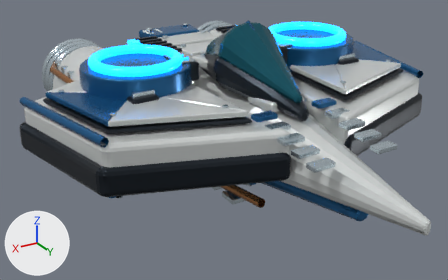
What one commit did to the Blender file docs/solid-fleet-20260908/13.blend.
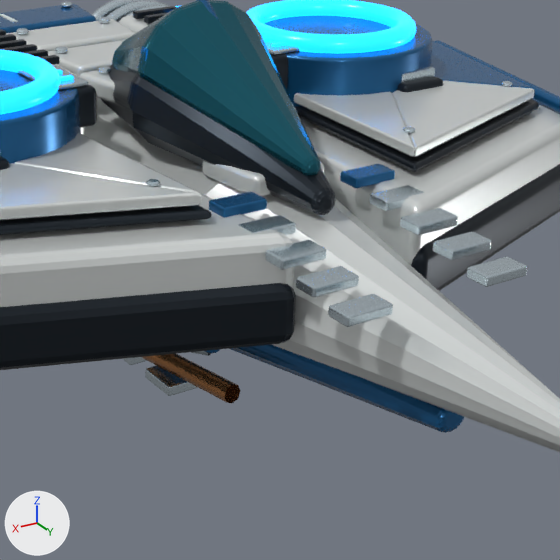
Each version is shown whole from a 50 mm camera at (2.14, 3.3, 1.43) aimed at (0.17, 0.0, -0.22), then close up on the part from 35% to 92% of the width and 8% to 100% of the height. Lighting does not change. The marker at lower left points along +X, +Y and +Z. The last two pictures show the newer version.

In view in the first close-up: 'SolidHull_13'.
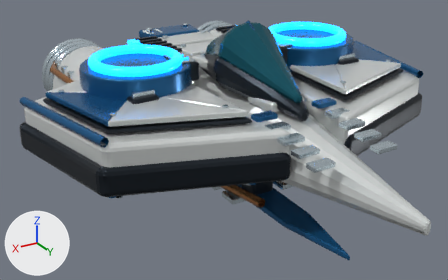
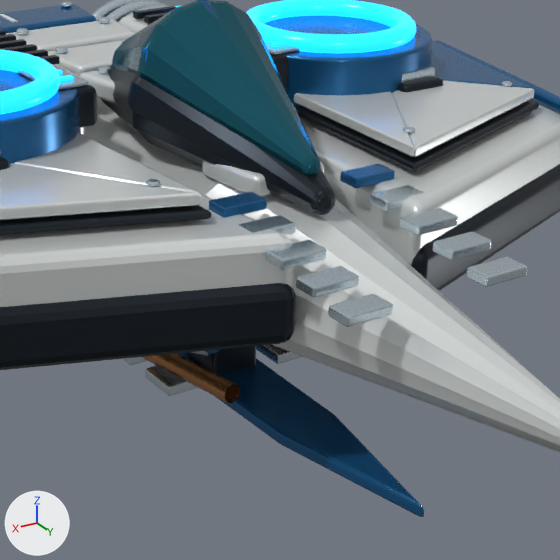
The newer file is also turned or shifted as a whole; pictures and numbers use the older file's frame.

What differs and where, as boxes (x1, y1, x2, y2) in the close-ups (560 x 560 px):
```json
{"object": "SolidHull_13", "change": "reshaped", "before": [0, 0, 560, 452], "after": [0, 0, 560, 517]}
{"part": 1, "of": "me_deep_structural_fuselage", "change": "added", "after": [188, 346, 256, 376], "on screen": "dark blue"}
{"part": 2, "of": "me_deep_structural_fuselage", "change": "added", "after": [176, 352, 424, 517], "on screen": "blue"}
{"part": 3, "of": "me_deep_structural_fuselage", "change": "deleted", "before": [229, 345, 464, 433], "on screen": "blue"}
```

Scene script edits in JSON lines:
```json
{"block": "me_deep_structural_fuselage", "where": "# used by ob_solidhull_13; location = (0.0, 0.0, 0.0)"}
{"op": "remove", "block": "me_deep_structural_fuselage", "code": "me_deep_structural_fuselage.from_pydata(...)  # 25842 vertices, 24977 faces; spans x -1.39..1.39, y -1.62..1.62, z -0.58..0.58"}
{"op": "add", "block": "me_deep_structural_fuselage", "code": "me_deep_structural_fuselage.from_pydata(...)  # 25940 vertices, 25091 faces; spans x -1.39..1.39, y -1.62..1.62, z -0.6..0.58"}
{"block": "me_deep_structural_fuselage", "change": "me_deep_structural_fuselage part 1: a new loose piece of 96 vertices spanning x -0.08..0.08, y 0.09..0.25, z -0.57..-0.29, in mat_graphite_machinery_recess (dark blue #242c34)"}
{"block": "me_deep_structural_fuselage", "change": "me_deep_structural_fuselage part 2: a new loose piece of 88 vertices spanning x -0.14..0.14, y -1.03..1.11, z -0.6..-0.55, in mat_livery_contrast_12 (blue #1d6295)"}
{"block": "me_deep_structural_fuselage", "change": "me_deep_structural_fuselage part 3"}
{"block": "me_deep_structural_fuselage", "change": "182 vertices are removed from x -0.17..0.17, y -1.03..1.19, z -0.48..-0.22"}
{"block": "me_deep_structural_fuselage", "change": "170 faces are deleted"}
{"block": "me_deep_structural_fuselage", "change": "other edits to the shape of me_deep_structural_fuselage do not show in these pictures"}
```
